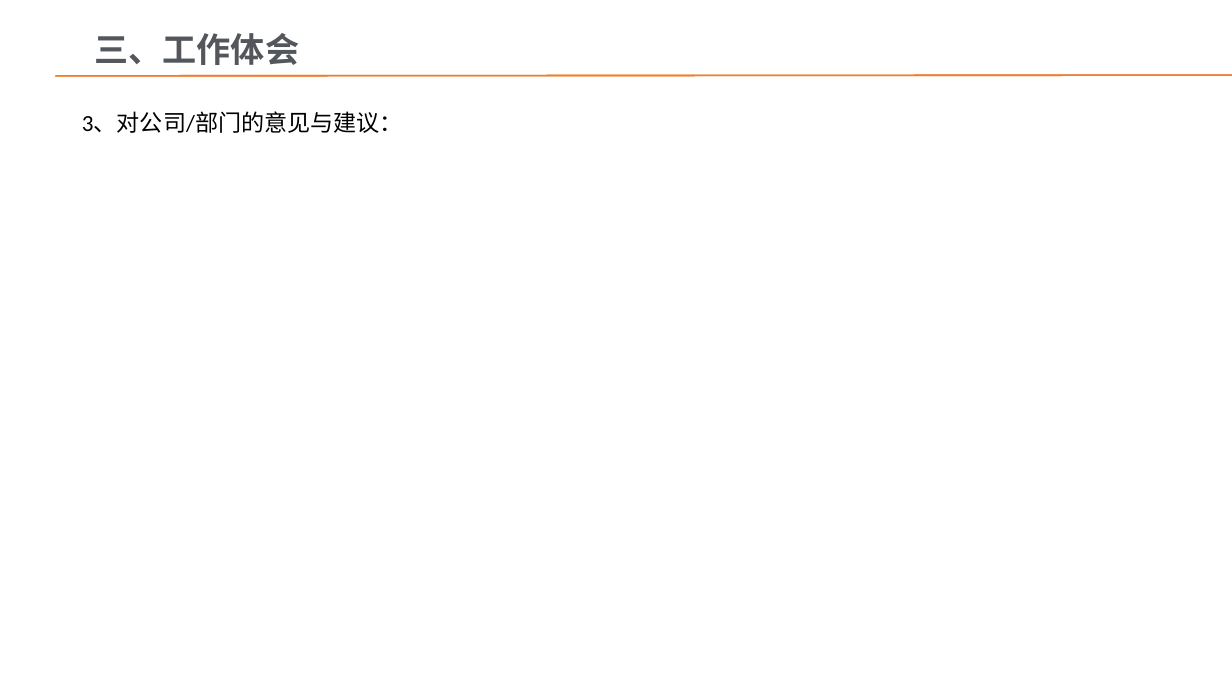
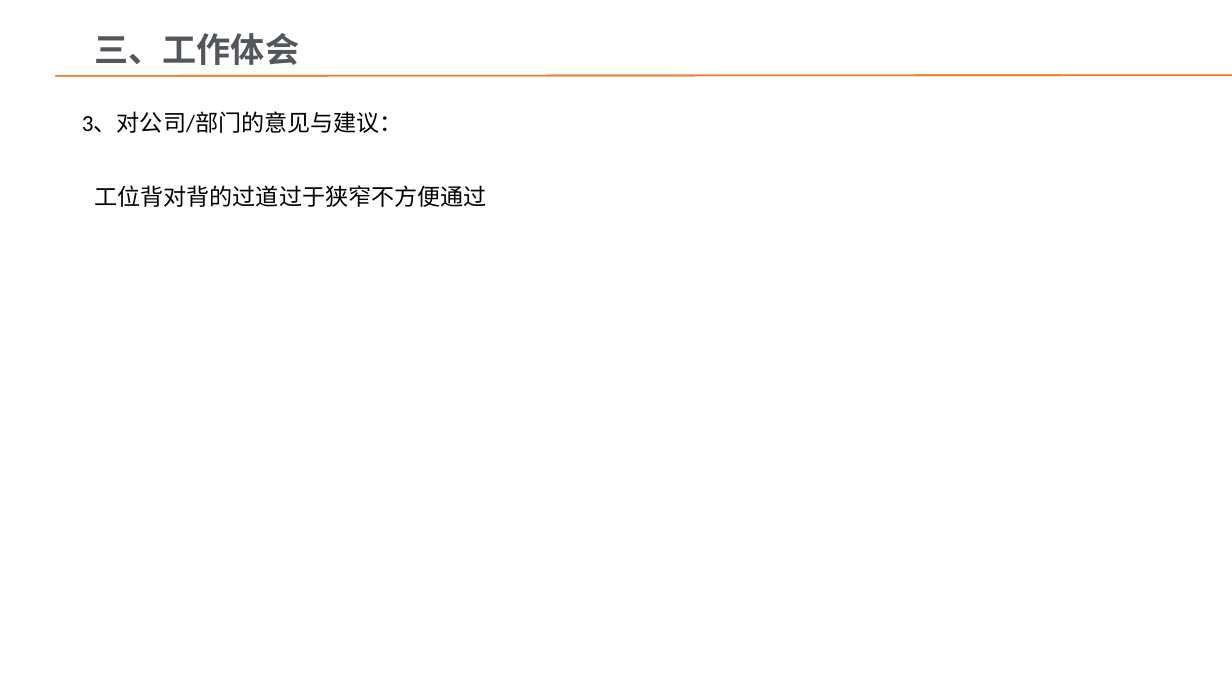
Before and after one commit to light-hong/2021web, a slide deck: slide 11 of 上海比户员工试用期转正PPT模版.pptx. Drawn at 1232x693 pixels with LibreOffice and Linux fonts; fonts in the diff are those of the drawing; background and template pictures are left out. Boxes give left, top, right and bottom in pixels: in the first picture for what was removed or moved away, otherwise in the second. Text is boxed around its words. In the diff, an @@ line names an element or a change of style, - is before the commit and + after.

```diff
--- a/上海比户员工试用期转正PPT模版.pptx
+++ b/上海比户员工试用期转正PPT模版.pptx
@@ text added at [94,185,487,207], 18 pt, text #000000 @@
+工位背对背的过道过于狭窄不方便通过
```
Also in this commit, not shown: 11 other slides changed.
